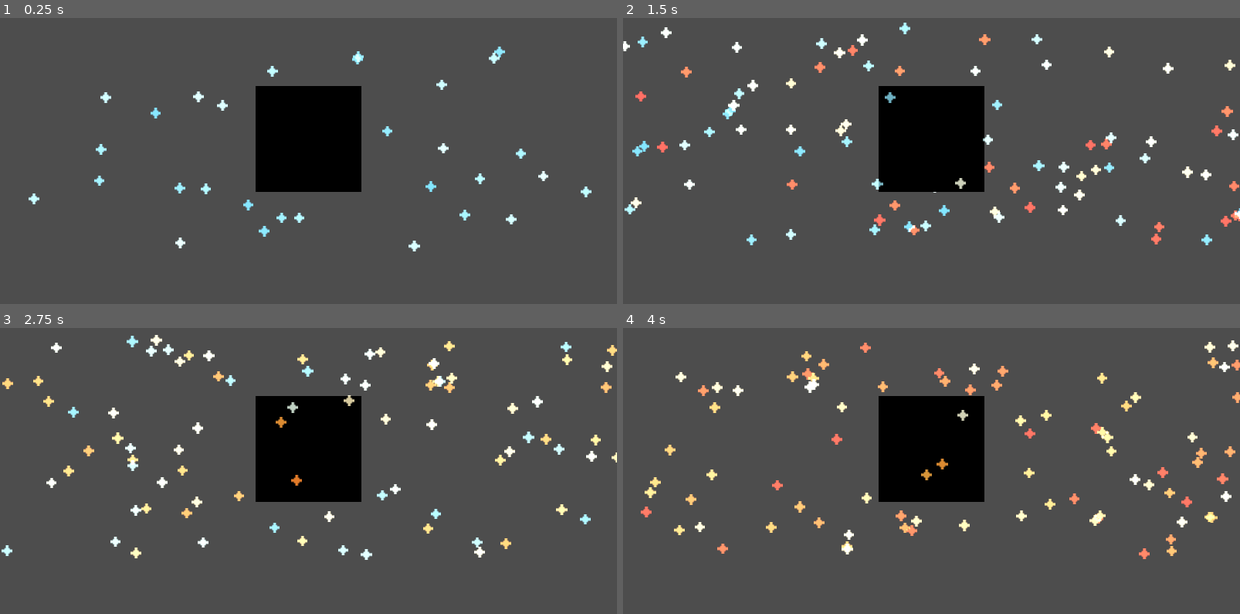
Above: before the commit, frames 1-4 (two rows, left to right).
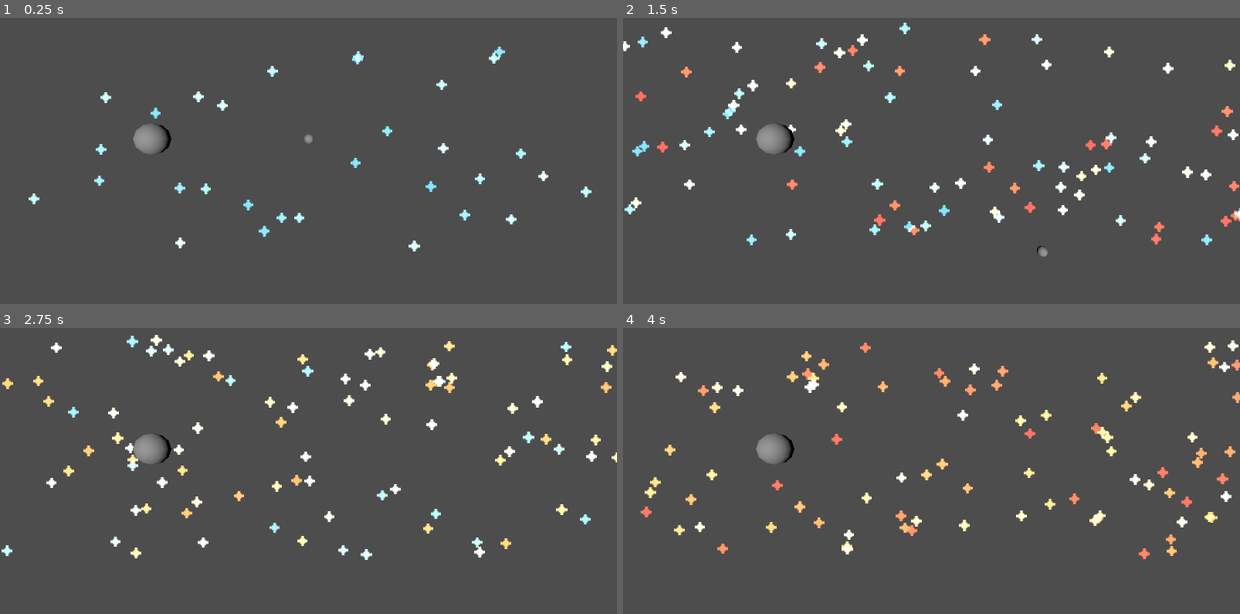
Above: after the commit, the same moments.

Repository: BoiLudens/CosmicHorrorJam
Game: Godot game, scene res://Scenes/Main.tscn
Two runs of this game, one before a commit and one after it. Both use one fixed random seed, a clock stepped at 60 frames per second and the inputs below. Before the commit the project starts from res://Scenes/Star Particles.tscn.
Inputs (mouse positions are in pixels of both pictures, inside the frame that each line leads up to):
- Up to frame 1 (0.25 s): no input
- Up to frame 2 (1.5 s): move the mouse to (1067, 120) at 0.52 s; move the mouse to (808, 155) at 1.27 s
- Up to frame 3 (2.75 s): move the mouse to (370, 373) at 2.02 s
- Up to frame 4 (4 s): move the mouse to (900, 519) at 2.77 s; move the mouse to (1116, 502) at 3.52 s

The runs differ from the first frame. In frame 1, 6.8% of the frame differs, in the area x 21-59%, y 23-61%; in frame 2, 6.8%, in the area x 21-69%, y 23-84%; in frame 3, 6.8%; in frame 4, 6.8%.

Commit message:
added guide that uses gravity

Diff:
--- /dev/null
+++ b/Scenes/Gravity Test.tscn
@@ -0,0 +1,32 @@
+[gd_scene load_steps=3 format=3 uid="uid://biilgkk66h3ps"]
+
+[sub_resource type="SphereShape3D" id="SphereShape3D_3kmum"]
+
+[sub_resource type="SphereShape3D" id="SphereShape3D_0q3in"]
+
+[node name="Node" type="Node"]
+
+[node name="Camera3D" type="Camera3D" parent="."]
+transform = Transform3D(1, 0, 0, 0, 1, 0, 0, 0, 1, 0, 0, 3.75942)
+
+[node name="DirectionalLight3D" type="DirectionalLight3D" parent="."]
+transform = Transform3D(0.948495, -0.0275606, -0.31559, 0.316792, 0.0825184, 0.944899, 0, -0.996208, 0.0869993, -4.4179, 3.04695, 0)
+
+[node name="RigidBody3D" type="RigidBody3D" parent="."]
+transform = Transform3D(1, 0, 0, 0, 1, 0, 0, 0, 1, 3.15151, 1.51326, -3.27621)
+can_sleep = false
+
+[node name="CSGSphere3D" type="CSGSphere3D" parent="RigidBody3D"]
+
+[node name="CollisionShape3D" type="CollisionShape3D" parent="RigidBody3D"]
+shape = SubResource("SphereShape3D_3kmum")
+
+[node name="Area3D" type="Area3D" parent="."]
+transform = Transform3D(50, 0, 0, 0, 50, 0, 0, 0, 50, 2.19358, 3.81614, -0.864033)
+gravity_space_override = 3
+gravity_point = true
+gravity_point_center = Vector3(0, 0, 0)
+gravity_direction = Vector3(0, 0, 0)
+
+[node name="CollisionShape3D" type="CollisionShape3D" parent="Area3D"]
+shape = SubResource("SphereShape3D_0q3in")
--- a/Scenes/Star Particles.tscn
+++ b/Scenes/Main.tscn
@@ -1,16 +1,15 @@
 [gd_scene load_steps=12 format=3 uid="uid://chsaqht6nnoba"]
 
-[ext_resource type="Texture2D" uid="uid://x03lh6s0xmh0" path="res://Sprites/Star.png" id="1_xachj"]
-[ext_resource type="Texture2D" uid="uid://c1jqgle2yqwil" path="res://Sprites/Void.png" id="2_2s31h"]
-[ext_resource type="Script" path="res://Scripts/Wanderer.gd" id="3_wpxu7"]
-[ext_resource type="PackedScene" uid="uid://x2c0v0rdiomg" path="res://Scenes/Confirm.tscn" id="4_yc21f"]
+[ext_resource type="Texture2D" uid="uid://x03lh6s0xmh0" path="res://Sprites/Star.png" id="2_8i3nl"]
+[ext_resource type="Texture2D" uid="uid://c1jqgle2yqwil" path="res://Sprites/Void.png" id="3_qhgy0"]
+[ext_resource type="Script" path="res://Scripts/Guide.gd" id="4_1vlwq"]
 
 [sub_resource type="StandardMaterial3D" id="StandardMaterial3D_fubdq"]
 transparency = 1
 blend_mode = 1
 shading_mode = 0
 vertex_color_use_as_albedo = true
-albedo_texture = ExtResource("1_xachj")
+albedo_texture = ExtResource("2_8i3nl")
 billboard_mode = 3
 particles_anim_h_frames = 1
 particles_anim_v_frames = 1
@@ -36,7 +35,12 @@
 
 [sub_resource type="BoxShape3D" id="BoxShape3D_y0282"]
 
+[sub_resource type="SphereShape3D" id="SphereShape3D_gbe4t"]
+
 [node name="Main" type="Node"]
+
+[node name="DirectionalLight3D" type="DirectionalLight3D" parent="."]
+transform = Transform3D(1, 0, 0, 0, 1, 0, 0, 0, 1, 0, 7.39724, 15.5033)
 
 [node name="GpuParticles3d" type="GPUParticles3D" parent="."]
 transform = Transform3D(1, 0, 0, 0, 1, 0, 0, 0, 1, 0, 0, 1.23944)
@@ -50,23 +54,51 @@
 unique_name_in_owner = true
 transform = Transform3D(1, 0, 0, 0, 1, 0, 0, 0, 1, 0, 0, 22.5201)
 
-[node name="CharacterBody3D" type="CharacterBody3D" parent="."]
-transform = Transform3D(1, 0, 0, 0, 1, 0, 0, 0, 1, 0, 0, 7.66555)
-script = ExtResource("3_wpxu7")
-confirm_scene = ExtResource("4_yc21f")
+[node name="Wanderer" type="RigidBody3D" parent="."]
+axis_lock_linear_z = true
+can_sleep = false
 
-[node name="CollisionShape3D" type="CollisionShape3D" parent="CharacterBody3D"]
+[node name="CollisionShape3D" type="CollisionShape3D" parent="Wanderer"]
 shape = SubResource("SphereShape3D_nt4ck")
 
-[node name="CSGSphere3D" type="CSGSphere3D" parent="CharacterBody3D"]
+[node name="CSGSphere3D" type="CSGSphere3D" parent="Wanderer"]
 
 [node name="Area3D" type="StaticBody3D" parent="."]
-transform = Transform3D(10, 0, 0, 0, 10, 0, 0, 0, 2.127, 0, 0, 0)
+transform = Transform3D(1e+07, 0, 0, 0, 1e+07, 0, 0, 0, 1, 0, 0, 0)
 
 [node name="CollisionShape3D" type="CollisionShape3D" parent="Area3D"]
 shape = SubResource("BoxShape3D_y0282")
 
-[node name="CSGBox3D" type="CSGBox3D" parent="Area3D"]
+[node name="Sprite3d" type="Sprite3D" parent="Area3D"]
+visible = false
+texture = ExtResource("3_qhgy0")
 
-[node name="Sprite3d" type="Sprite3D" parent="Area3D"]
-texture = ExtResource("2_2s31h")
+[node name="Guide" type="Area3D" parent="."]
+unique_name_in_owner = true
+transform = Transform3D(50, 0, 0, 0, 50, 0, 0, 0, 50, 0, 0, 0)
+gravity_space_override = 1
+gravity_point = true
+gravity_point_center = Vector3(0, 0, 0)
+gravity_direction = Vector3(0, 0, 0)
+gravity = 16.383
+script = ExtResource("4_1vlwq")
+
+[node name="CollisionShape3D" type="CollisionShape3D" parent="Guide"]
+shape = SubResource("SphereShape3D_gbe4t")
+
+[node name="CSGSphere3D" type="CSGSphere3D" parent="Guide"]
+visible = false
+
+[node name="Guide2" type="Area3D" parent="."]
+transform = Transform3D(3, 0, 0, 0, 3, 0, 0, 0, 3, -14.6895, 0, 1.20033)
+gravity_space_override = 1
+gravity_point = true
+gravity_point_center = Vector3(0, 0, 0)
+gravity_direction = Vector3(0, 0, 0)
+gravity = 32.0
+
+[node name="CollisionShape3D" type="CollisionShape3D" parent="Guide2"]
+transform = Transform3D(3, 0, 0, 0, 3, 0, 0, 0, 3, 0, 0, 0)
+shape = SubResource("SphereShape3D_gbe4t")
+
+[node name="CSGSphere3D" type="CSGSphere3D" parent="Guide2"]
--- /dev/null
+++ b/Scripts/Guide.gd
@@ -0,0 +1,27 @@
+extends Area3D
+
+const SPEED = 5.0
+const JUMP_VELOCITY = 4.5
+
+var rayOrigin = Vector3()
+var rayEnd = Vector3()
+
+@export var ray_distance = 30
+
+@onready var camera = get_node("%MainCamera")
+
+func _process(delta):
+	var intersection = check_ray_hit()
+	if not intersection.is_empty():
+		var target_position = intersection.position
+		position = target_position
+
+
+func check_ray_hit():
+	var rid = $".".get_rid()
+	var space_state = get_world_3d().direct_space_state
+	var mouse_position = get_viewport().get_mouse_position()
+	rayOrigin = camera.project_ray_origin(mouse_position)
+	rayEnd = rayOrigin + camera.project_ray_normal(mouse_position) * ray_distance
+	var rayQuery = PhysicsRayQueryParameters3D.create(rayOrigin, rayEnd)
+	return space_state.intersect_ray(rayQuery)
--- a/Scripts/Wanderer.gd
+++ b/Scripts/Wanderer.gd
@@ -1,4 +1,4 @@
-extends CharacterBody3D
+extends Node
 
 
 const SPEED = 5.0
@@ -11,6 +11,7 @@
 @export var confirm_scene: PackedScene
 
 @onready var camera = get_node("%MainCamera")
+@onready var guide = get_node("%Guide")
 
 # Get the gravity from the project settings to be synced with RigidBody nodes.
 # var gravity = ProjectSettings.get_setting("physics/3d/default_gravity")
@@ -22,14 +23,13 @@
 # 		var target_position = intersection.position
 # 		intersection.collider.add_child(target_spawn)
 
-func _process(delta):
-	var intersection = check_ray_hit()
-	print(intersection)
-	if not intersection.is_empty():
+#func _process(delta):
+	#var intersection = check_ray_hit()
+	#if not intersection.is_empty():
+		#guide.
 		# var target_position = intersection.position
-		var confirm = confirm_scene.instantiate()
-		intersection.collider.add_child(confirm)
-		print("hit")
+		# var confirm = confirm_scene.instantiate()
+		# intersection.collider.add(confirm)
 
 
 func check_ray_hit():
--- a/project.godot
+++ b/project.godot
@@ -11,6 +11,10 @@
 [application]
 
 config/name="Cosmic Horror Jam"
-run/main_scene="res://Scenes/Star Particles.tscn"
+run/main_scene="res://Scenes/Main.tscn"
 config/features=PackedStringArray("4.0", "Forward Plus")
 config/icon="res://icon.svg"
+
+[physics]
+
+3d/default_gravity=0.0
